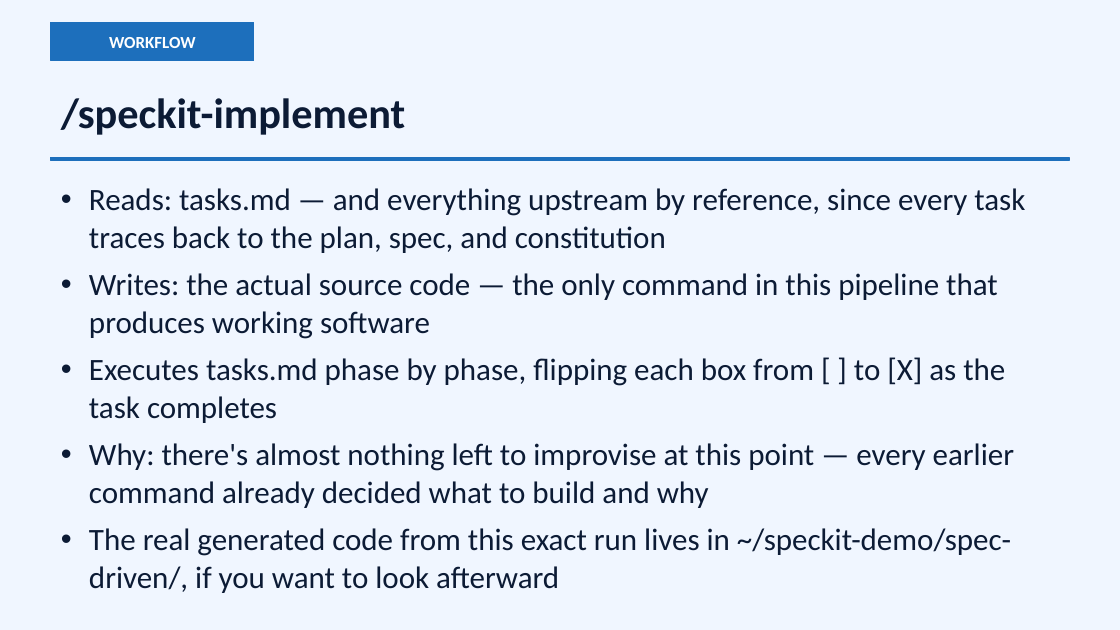
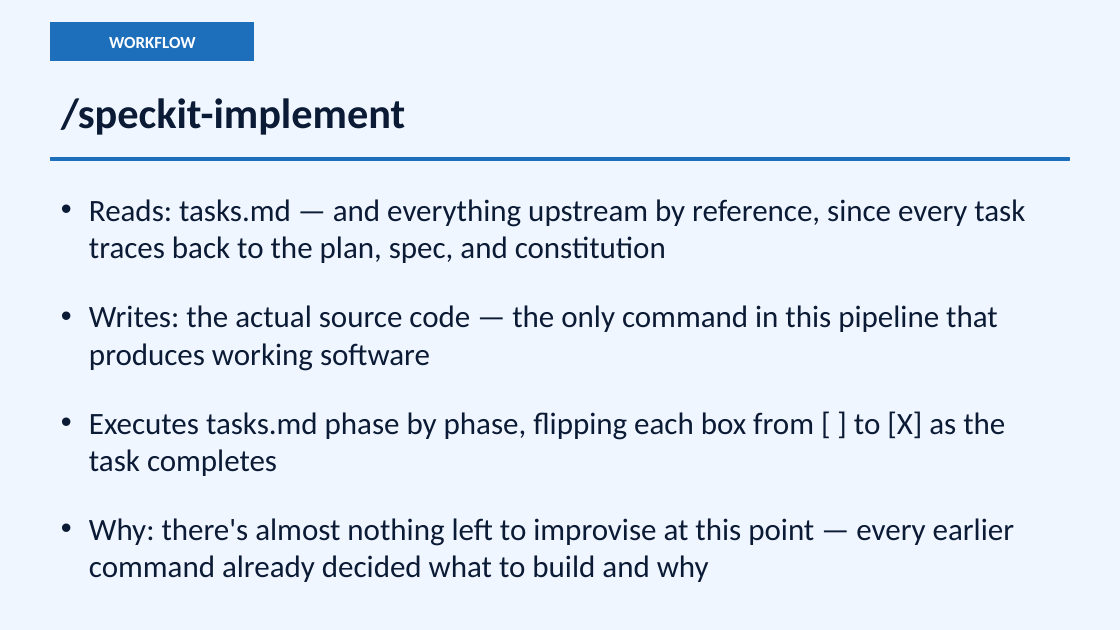
Before and after one commit to choicespecs/speckit-live-workshop, a slide deck: slide 13 of presentation/SpecDrivenDevelopment.pptx. Drawn at 1120x630 pixels with LibreOffice and Linux fonts; fonts in the diff are those of the drawing. Boxes give left, top, right and bottom in pixels: in the first picture for what was removed or moved away, otherwise in the second. Text is boxed around its words. In the diff, an @@ line names an element or a change of style, - is before the commit and + after.

```diff
--- a/presentation/SpecDrivenDevelopment.pptx
+++ b/presentation/SpecDrivenDevelopment.pptx
@@ text "Reads: tasks.md — and everything ...": place and size @@
-text "Reads: tasks.md — and everything ..." at box(89, 188, 1025, 253)
+text "Reads: tasks.md — and everything ..." at box(89, 199, 1025, 263)
@@ text "Writes: the actual source code ...": place and size @@
-text "Writes: the actual source code ..." at box(89, 273, 998, 339)
+text "Writes: the actual source code ..." at box(89, 305, 998, 371)
@@ text "Executes tasks.md phase by phase, ...": place and size @@
-text "Executes tasks.md phase by phase, ..." at box(89, 357, 1005, 423)
+text "Executes tasks.md phase by phase, ..." at box(89, 411, 1005, 476)
@@ text "Why: there's almost nothing left ...": place and size @@
-text "Why: there's almost nothing left ..." at box(89, 443, 1014, 508)
+text "Why: there's almost nothing left ..." at box(89, 518, 1014, 582)
@@ text removed at box(89, 528, 1011, 593) @@
-• The real generated code from this exact run lives in ~/speckit-demo/spec-driven/, if you want to look afterward
```
